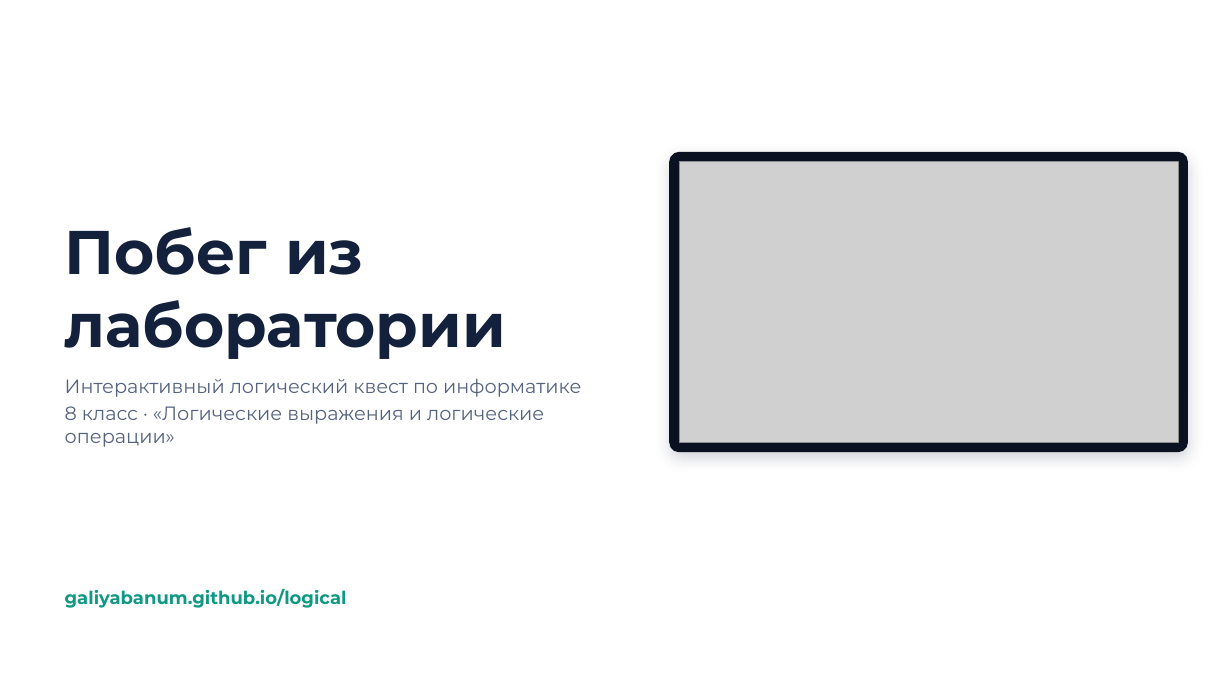
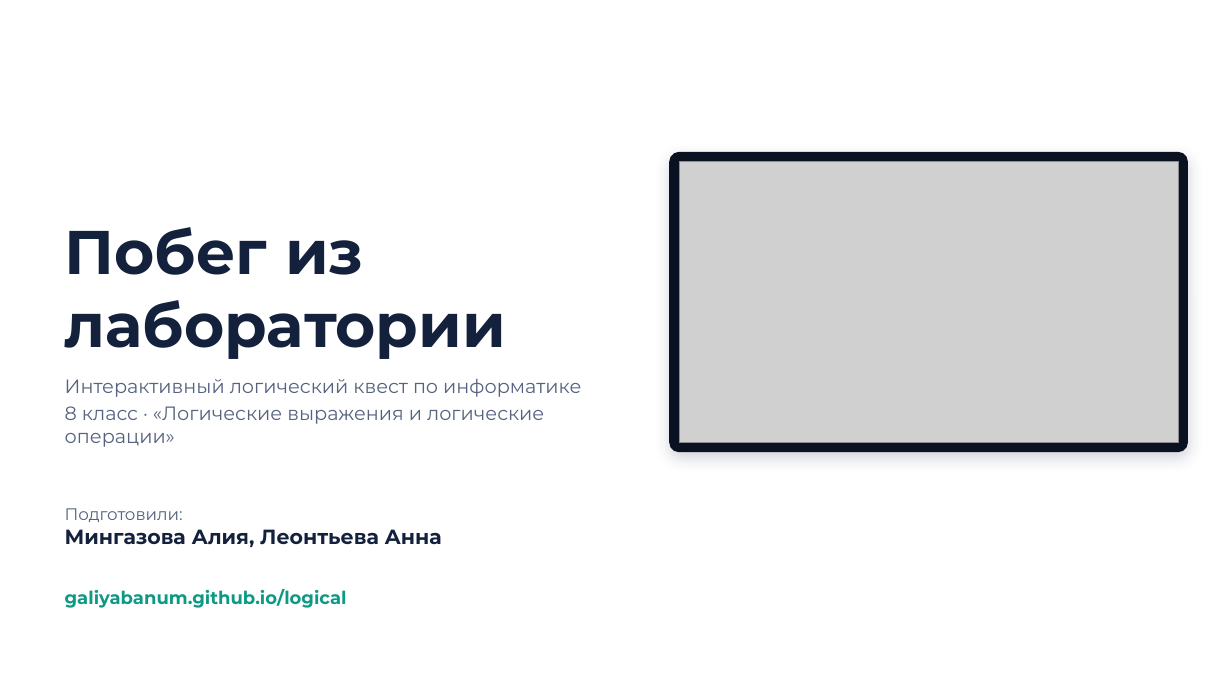
Before and after one commit to galiyabanum/logical, a slide deck: slide 1 of docs/Побег_из_лаборатории_презентация.pptx. Drawn at 1232x693 pixels with LibreOffice and Linux fonts; fonts in the diff are those of the drawing; grey boxes stand for pictures. Boxes give left, top, right and bottom in pixels: in the first picture for what was removed or moved away, otherwise in the second. Text is boxed around its words. In the diff, an @@ line names an element or a change of style, - is before the commit and + after.

```diff
--- a/docs/Побег_из_лаборатории_презентация.pptx
+++ b/docs/Побег_из_лаборатории_презентация.pptx
@@ text added at (65, 508, 442, 547), 16 pt, text #14213D, bold @@
+Подготовили:
+Мингазова Алия, Леонтьева Анна
```
